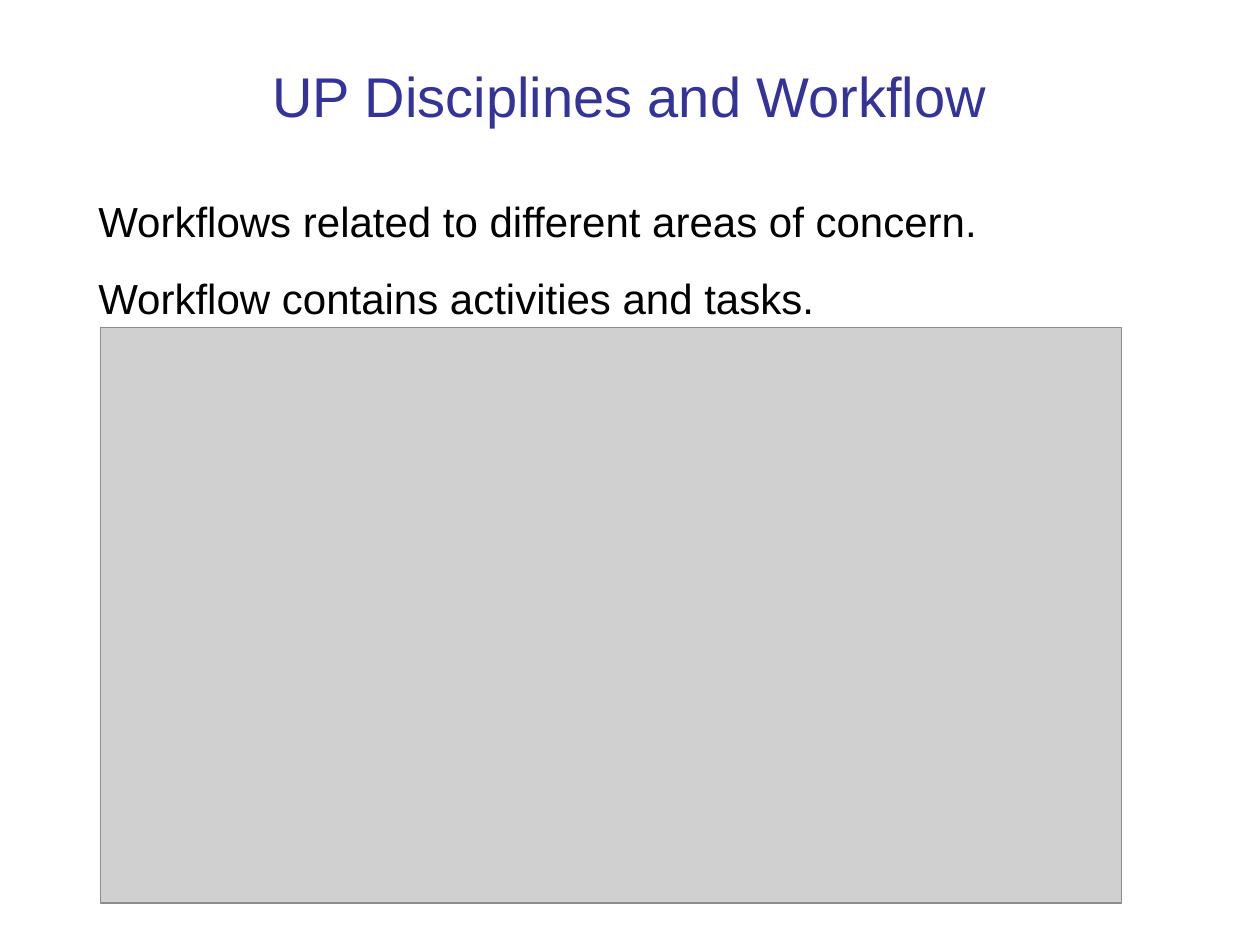
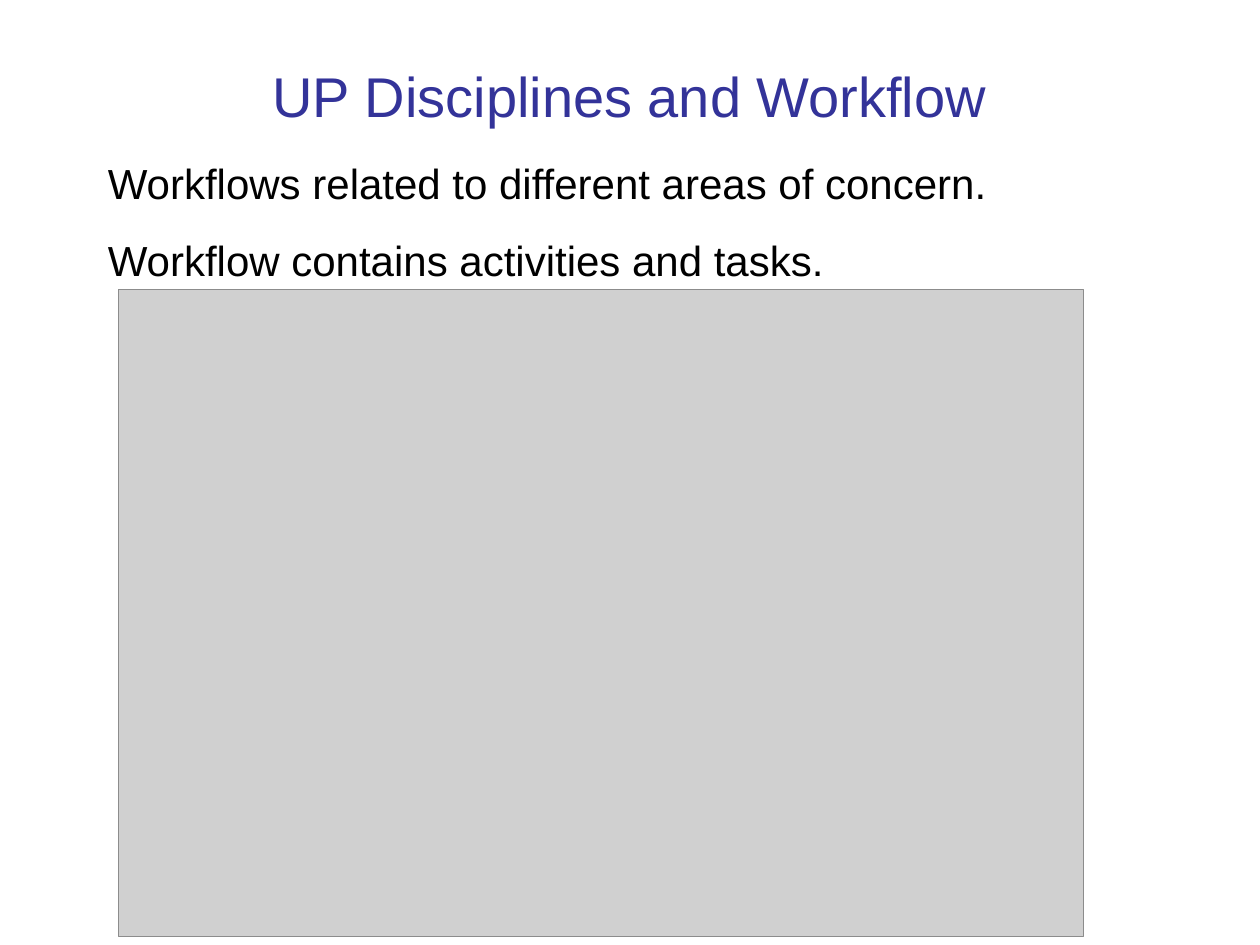
Before and after one commit to cpske/ISP, a slide deck: slide 17 of intro/Introduction-software-process.ppt (slide 21 before the commit). Drawn at 1260x945 pixels with LibreOffice and Linux fonts; fonts in the diff are those of the drawing; grey boxes stand for pictures. Boxes give left, top, right and bottom in pixels: in the first picture for what was removed or moved away, otherwise in the second. Text is boxed around its words. In the diff, an @@ line names an element or a change of style, - is before the commit and + after.

```diff
--- a/intro/Introduction-software-process.ppt
+++ b/intro/Introduction-software-process.ppt
@@ text "Workflows related to different areas ...": place and size @@
-text "Workflows related to different areas ..." at box(98, 206, 977, 315)
+text "Workflows related to different areas ..." at box(108, 168, 986, 277)
@@ picture: place and size @@
-picture at box(101, 328, 1121, 903)
+picture at box(118, 290, 1084, 936)
```
Also in this commit, not shown: 7 other slides changed, 6 slides added, 2 slides removed, 2 other files.
